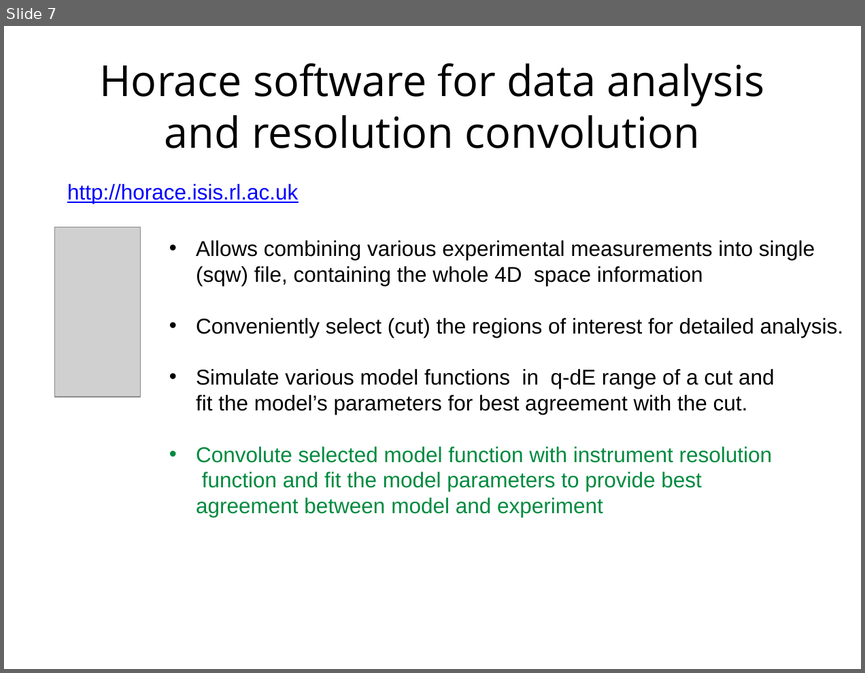
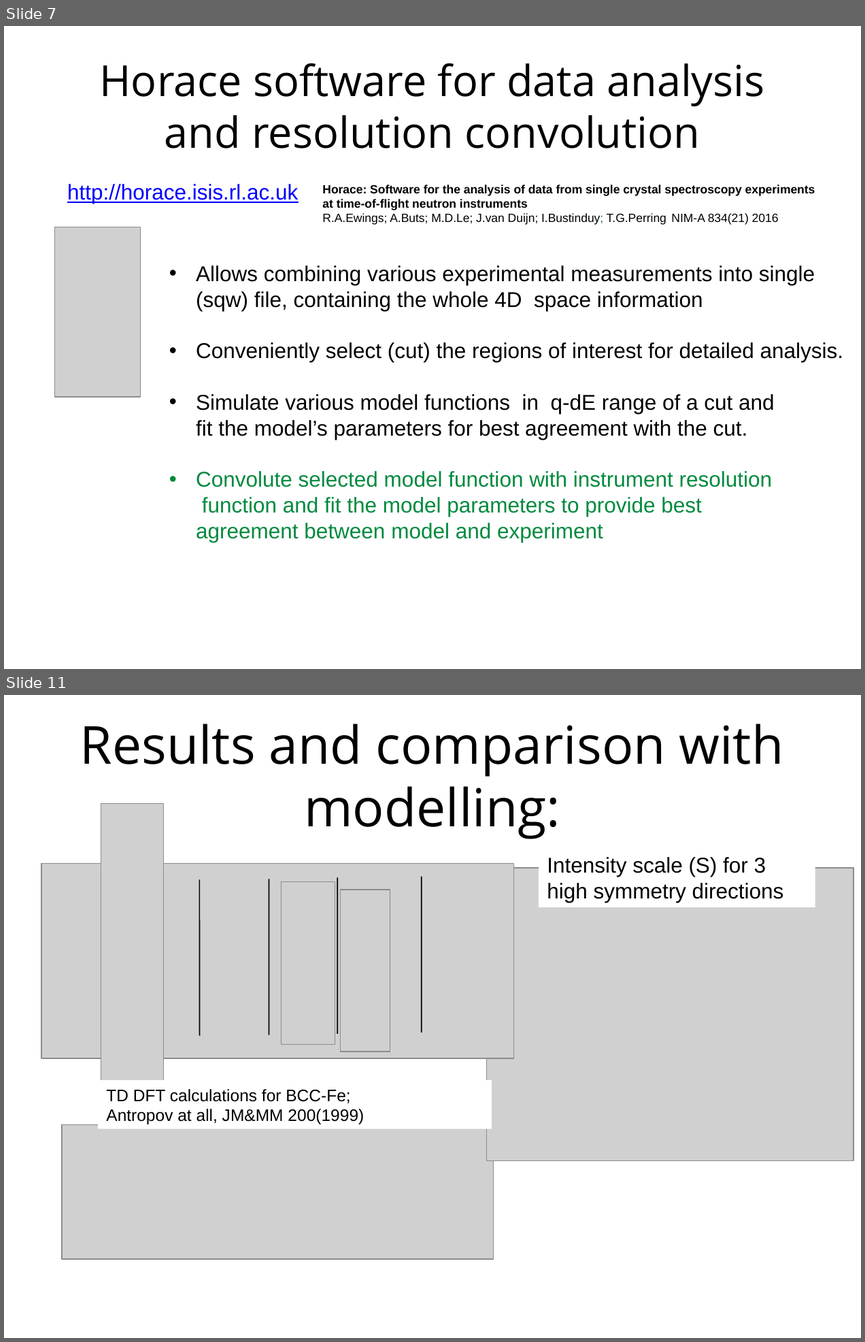
Before and after one commit to abuts/Fe, a slide deck: June2017/Icns2017/ICNS2017.ppt. Shown one above the other, each under a label of ours: slide 7 before the commit, slides 7 and 11 after it; the slides between them are not shown. The pictures are 865x673 and 865x1342 pixels, drawn with LibreOffice and Linux fonts; fonts in the diff are those of the drawing; grey boxes stand for pictures; background and template pictures are left out. Boxes give left, top, right and bottom in pixels: in the first picture for what was removed or moved away, otherwise in the second. Text is boxed around its words. In the diff, an @@ line names an element or a change of style, - is before the commit and + after.

```diff
--- a/June2017/Icns2017/ICNS2017.ppt
+++ b/June2017/Icns2017/ICNS2017.ppt
@@ slide 11 added at bbox=[4, 695, 861, 1338], background #FFFFFF @@
@@ title added at bbox=[80, 724, 784, 839], 44 pt, text #000000 @@
+Results and comparison with modelling:
@@ group added at bbox=[41, 803, 514, 1106]: 4 pictures, 4 lines @@
@@ rectangle added at bbox=[538, 847, 815, 907], fill #FFFFFF, 18 pt, text #000000 @@
+Intensity scale (S) for 3 high symmetry directions
@@ picture added at bbox=[486, 868, 853, 1160] @@
@@ rectangle added at bbox=[99, 1080, 492, 1129], fill #FFFFFF, 14 pt, text #000000 @@
+TD DFT calculations for BCC-Fe;
+Antropov at all, JM&MM 200(1999)
@@ picture added at bbox=[61, 1124, 493, 1259] @@
@@ slide 7 changed as well @@
@@ text added at bbox=[322, 184, 815, 225], 10 pt, text #000000, bold @@
+Horace: Software for the analysis of data from single crystal spectroscopy experiments at time-of-flight neutron instruments
+R.A.Ewings; A.Buts; M.D.Le; J.van Duijn; I.Bustinduy; T.G.Perring NIM-A 834(21) 2016
@@ text "Allows combining various experimental measurements ...": place and size @@
-text "Allows combining various experimental measurements ..." at bbox=[196, 240, 843, 517]
+text "Allows combining various experimental measurements ..." at bbox=[196, 265, 843, 542]
```
Also in this commit, not shown: 6 other slides changed, 4 other slides added, 6 slides removed, 4 other files.
